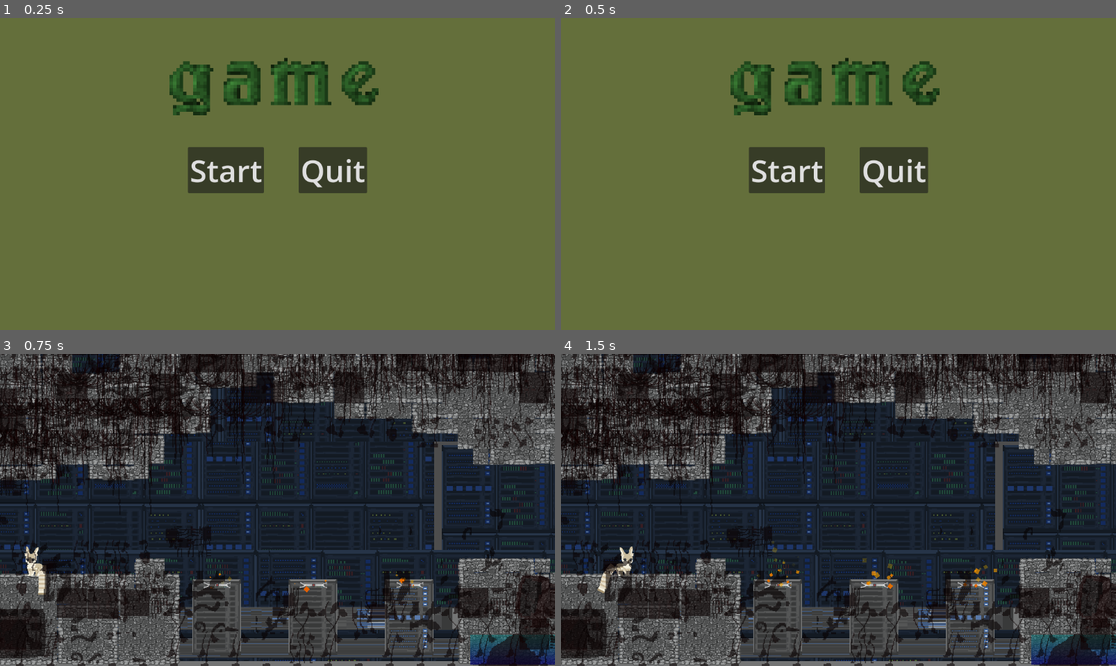
Above: before the commit, frames 1-4 (two rows, left to right).
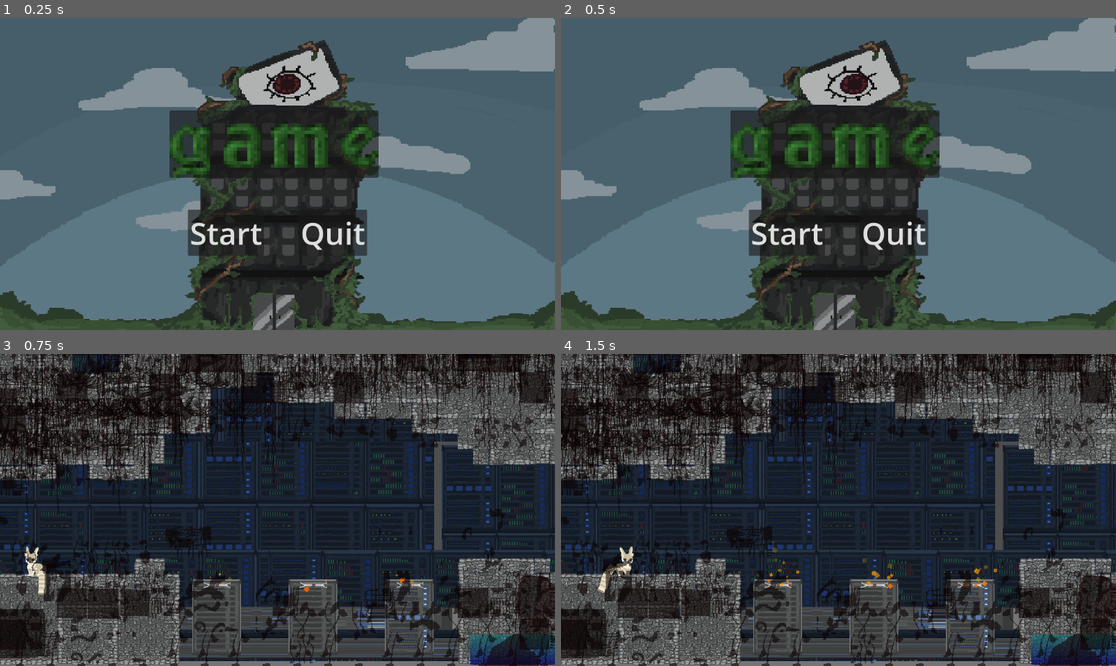
Above: after the commit, the same moments.

Repository: Daniel-M-C/CalgaryHacks2025
Game: Godot game, scene res://main_menu.tscn
The game is run twice, just before and just after one commit, with the same random seed, the same clock (stepped at 60 frames per second) and the same inputs. This scene is started directly instead of the project's main scene. The engine's default icon, where the game draws it, is replaced by a stand-in: a white triangle on a blue panel in a dark square. Sound files missing from this copy of the repository are replaced by a short silence.
Inputs (mouse positions are in pixels of both pictures, inside the frame that each line leads up to):
- Up to frame 1 (0.25 s): no input
- Up to frame 2 (0.5 s): no input
- Up to frame 3 (0.75 s): click "Start" at 0.5 s
- Up to frame 4 (1.5 s): tap Enter (action) at 1.25 s; move the mouse to (960, 494) at 1.27 s; hold D (right) from 1.28 s (still down); hold Enter (action) from 1.28 s (still down)

The runs differ from the first frame. In frame 1, 99% of the frame differs, in the area x 0-100%, y 0-100%; in frame 2, 99%; in frame 3, nothing differs; in frame 4, nothing differs.

Commit message:
Main menu changes

Diff:
--- a/main_menu.tscn
+++ b/main_menu.tscn
@@ -1,11 +1,45 @@
-[gd_scene load_steps=5 format=3 uid="uid://j81n70ulqdnl"]
+[gd_scene load_steps=13 format=3 uid="uid://j81n70ulqdnl"]
 
-[ext_resource type="Texture2D" uid="uid://3awjawp5a12h" path="res://Assets/heretic-menu-game.png" id="1_06t4h"]
-[ext_resource type="Script" uid="uid://08xiuy8rweiq" path="res://main_menu.gd" id="1_7vrkn"]
+[ext_resource type="Texture2D" uid="uid://c0c4k43fpbac0" path="res://Assets/heretic-menu-game.png" id="1_06t4h"]
+[ext_resource type="Script" path="res://main_menu.gd" id="1_7vrkn"]
+[ext_resource type="Texture2D" uid="uid://bn7ap3hbi6fl6" path="res://Assets/title screen animated/Untitled_Artwork-5.png" id="2_qe12f"]
+[ext_resource type="Texture2D" uid="uid://jrfau1kuys65" path="res://Assets/title screen animated/Untitled_Artwork-4.png" id="3_8qtwp"]
+[ext_resource type="Texture2D" uid="uid://cbo6wejds8fji" path="res://Assets/title screen animated/Untitled_Artwork-3.png" id="4_dy7ct"]
+[ext_resource type="Texture2D" uid="uid://buy8ya086xrwr" path="res://Assets/title screen animated/Untitled_Artwork-2.png" id="5_0o4t1"]
+[ext_resource type="Texture2D" uid="uid://8xuwy2ghualk" path="res://Assets/title screen animated/Untitled_Artwork-1.png" id="6_0k4wn"]
+
+[sub_resource type="SpriteFrames" id="SpriteFrames_j5v2v"]
+animations = [{
+"frames": [{
+"duration": 1.0,
+"texture": ExtResource("2_qe12f")
+}, {
+"duration": 1.0,
+"texture": ExtResource("3_8qtwp")
+}, {
+"duration": 1.0,
+"texture": ExtResource("4_dy7ct")
+}, {
+"duration": 1.0,
+"texture": ExtResource("5_0o4t1")
+}, {
+"duration": 1.0,
+"texture": ExtResource("6_0k4wn")
+}],
+"loop": true,
+"name": &"default",
+"speed": 1.0
+}]
 
 [sub_resource type="StyleBoxEmpty" id="StyleBoxEmpty_fu7sn"]
 
+[sub_resource type="SystemFont" id="SystemFont_qe12f"]
+font_names = PackedStringArray("Karumbi", "Comfortaa", "AR PL UMing CN", "Andika")
+
 [sub_resource type="StyleBoxEmpty" id="StyleBoxEmpty_jix8l"]
+
+[sub_resource type="SystemFont" id="SystemFont_8qtwp"]
+font_names = PackedStringArray("Karumbi")
 
 [node name="MainMenu" type="Control"]
 layout_mode = 3
@@ -18,6 +52,19 @@
 size_flags_vertical = 3
 script = ExtResource("1_7vrkn")
 
+[node name="AnimatedSprite2D" type="AnimatedSprite2D" parent="."]
+z_index = 1
+position = Vector2(576, 324)
+scale = Vector2(3.2, 2.53125)
+sprite_frames = SubResource("SpriteFrames_j5v2v")
+autoplay = "default"
+frame_progress = 0.515757
+
+[node name="TextureRect" type="TextureRect" parent="."]
+layout_mode = 0
+offset_right = 40.0
+offset_bottom = 40.0
+
 [node name="ColorRect" type="ColorRect" parent="."]
 layout_mode = 1
 anchors_preset = 15
@@ -28,6 +75,7 @@
 color = Color(0.392157, 0.435294, 0.231373, 1)
 
 [node name="MarginContainer" type="MarginContainer" parent="."]
+z_index = 10
 layout_mode = 1
 anchors_preset = 15
 anchor_right = 1.0
@@ -35,7 +83,7 @@
 grow_horizontal = 2
 grow_vertical = 2
 theme_override_constants/margin_left = 64
-theme_override_constants/margin_top = 64
+theme_override_constants/margin_top = 194
 theme_override_constants/margin_right = 64
 theme_override_constants/margin_bottom = 64
 metadata/_edit_use_anchors_ = true
@@ -46,6 +94,18 @@
 [node name="Heretic-menu-game" type="Sprite2D" parent="MarginContainer/VBoxContainer"]
 position = Vector2(505, 68)
 texture = ExtResource("1_06t4h")
+
+[node name="Panel" type="Panel" parent="MarginContainer/VBoxContainer/Heretic-menu-game"]
+z_index = -1
+anchors_preset = 15
+anchor_right = 1.0
+anchor_bottom = 1.0
+offset_left = -217.0
+offset_top = -70.0
+offset_right = -217.0
+offset_bottom = -70.0
+grow_horizontal = 2
+grow_vertical = 2
 
 [node name="HSeparator" type="HSeparator" parent="MarginContainer/VBoxContainer"]
 layout_mode = 2
@@ -58,6 +118,7 @@
 
 [node name="Start" type="Button" parent="MarginContainer/VBoxContainer/HBoxContainer"]
 layout_mode = 2
+theme_override_fonts/font = SubResource("SystemFont_qe12f")
 theme_override_font_sizes/font_size = 64
 text = "Start"
 
@@ -68,6 +129,7 @@
 
 [node name="Quit" type="Button" parent="MarginContainer/VBoxContainer/HBoxContainer"]
 layout_mode = 2
+theme_override_fonts/font = SubResource("SystemFont_8qtwp")
 theme_override_font_sizes/font_size = 64
 text = "Quit"
 
